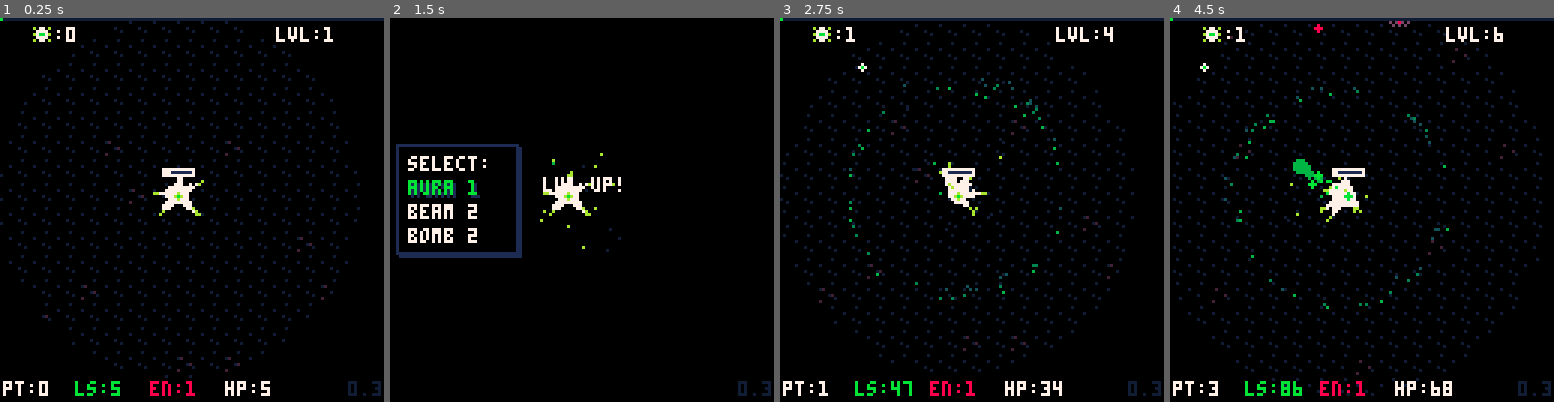
Above: before the commit, frames 1-4 (left to right).
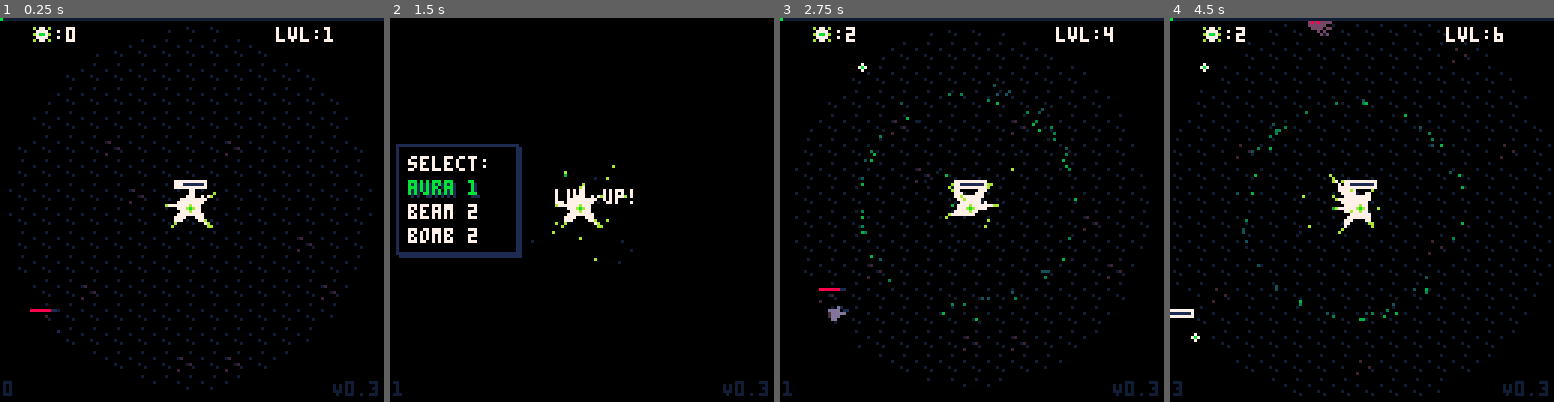
Above: after the commit, the same moments.

Repository: manyweare/heals-p8
Game: PICO-8 cartridge healers.p8
Two runs of this game, one before a commit and one after it. Both use one fixed random seed, a clock stepped at 60 frames per second and the inputs below.
Inputs:
- Up to frame 1 (0.25 s): no input
- Up to frame 2 (1.5 s): tap O (Z key) at 0.33, 0.7, 1.43 s; tap X (X key) at 1.07 s
- Up to frame 3 (2.75 s): hold Left 1.97-2.37 s; tap X (X key) at 2.07, 2.4, 2.73 s; tap O (Z key) at 2.22 s; hold Down from 2.42 s (still down)
- Up to frame 4 (4.5 s): release Down at 2.82 s; hold Right 2.87-3.53 s; tap X (X key) every 0.33 s from 3.07 to 4.4 s; tap O (Z key) at 3.1, 3.98 s; hold Up 3.58-4.08 s; hold Right from 4.13 s (still down)

The runs differ from the first frame. In frame 1, 2.6% of the frame differs, in the area x 0-100%, y 0-99%; in frame 2, 1.5%; in frame 3, 3.5%; in frame 4, 3.9%.

Commit message:
Turret movement update
- dimmed explosion fx
- standardized some entity and enemy functions in preparation for full parity
- adjusted spawn curve
- entity hp bars don't draw when hp == 100%
- added toggle anim function
- fixed dmg flash issues
- fixed dead sprites glitch

Diff:
--- a/bullets.lua
+++ b/bullets.lua
@@ -33,18 +33,18 @@
     --so we calculate the difference between initial pos
     --and current pos to maintain direction of shot
     local diff_x, diff_y = self.ix - self.x, self.iy - self.x
-    -- self:move_to(self.tgt.x - diff_x, self.tgt.y - diff_y)
     local dir = get_dir(self.tx, self.ty, self.ix, self.iy)
     self.dx, self.dy = cos(dir), sin(dir)
     self.x -= self.dx * self.spd
     self.y -= self.dy * self.spd
     sync_pos(self)
-    if tgt != p and col(self, vector(self.tgt.x, self.tgt.y), 6) then
+    if col(self, vector(self.tgt.x, self.tgt.y), 6) and tgt != p then
         self.tgt:take_dmg(self.dmg)
         bulletfx(self.x, self.y)
         --sfx
         del(bullets, self)
-    elseif col(self, vector(p.x, p.y), 8) and not self.friendly then
+    end
+    if col(self, vector(p.x, p.y), 8) and not self.friendly then
         p:take_dmg(self.dmg)
         bulletfx(self.x, self.y)
         --sfx
--- a/enemies.lua
+++ b/enemies.lua
@@ -15,7 +15,7 @@
 	if nothing in range, wander
 ]]
 
-enemies, dead_enemies = {}, {}
+all_enemies, enemies, spawning_ens, dead_ens = {}, {}, {}, {}
 
 --enemy class
 enemy = object:new({
@@ -31,7 +31,7 @@
 --enemy types
 en_small = enemy:new({
 	class = "small",
-	ss = split("64, 65, 66, 67, 68, 112")
+	ss = split("112,64,65,66,67,68")
 })
 quickset(
 	en_small,
@@ -41,7 +41,7 @@
 
 en_medium = enemy:new({
 	class = "medium",
-	ss = split("80, 81, 82, 83, 84, 112")
+	ss = split("112,80,81,82,83,84")
 })
 quickset(
 	en_medium,
@@ -51,19 +51,25 @@
 
 en_turret = enemy:new({
 	class = "turret",
-	ss = split("96, 97, 98, 99, 100, 112")
+	ss = split("112,96,97,98,99,100")
 })
 quickset(
 	en_turret,
 	"hp,hpmax,dmg,base_dmg,spd,xp,spr,attspd,animspd,search_range",
 	"5,5,1,1,-0.15,3,96,30,30,86"
 )
+
+function enemy:update()
+	self.frame += 1
+	sync_pos(self)
+	self:reset_pos()
+end
 
 function enemy:draw()
 	if self.hitframe > 0 then
 		if self.hitframe <= 3 then
 			self.hitframe += 1
-			self.spr = self.ss[count(self.ss) - 1]
+			self.spr = self.ss[count(self.ss)]
 		elseif self.hitframe > 3 then
 			self.hitframe = 0
 		end
@@ -72,23 +78,28 @@
 end
 
 function init_enemies()
-	-- enemies = {}
-	-- dead_enemies = {}
-	-- spawn_enemies()
+	all_enemies, enemies, spawning_ens, dead_ens = {}, {}, {}, {}
 end
 
 function update_enemies()
+	for e in all(all_enemies) do
+		e:update()
+	end
+	for e in all(spawning_ens) do
+		e:anim_spawn()
+	end
 	for e in all(enemies) do
-		e:update()
 		e:anim_alive()
 	end
-	for e in all(dead_enemies) do
-		e:update()
+	for e in all(dead_ens) do
 		e:anim_dead()
 	end
 end
 
 function draw_enemies()
+	for e in all(spawning_ens) do
+		e:draw()
+	end
 	for e in all(enemies) do
 		e:draw()
 	end
@@ -96,29 +107,24 @@
 
 --separate function to draw on different z-index
 function draw_dead_ens()
-	for e in all(dead_enemies) do
-		spr(e.spr, e.x - 4, e.y - 4, 1, 1, e.flip)
-	end
-end
-
-function enemy:update()
-	self.frame += 1
-	self:reset_pos()
-	sync_pos(self)
-end
-
-function enemy:anim_alive()
-	--blink when spawning
-	if self.state == "spawning" and self.frame < 30 then
-		if (self.frame % 5 < 2.5) then
-			self.spr = self.ss[1]
-		else
-			self.spr = 1
-		end
+	for e in all(dead_ens) do
+		e:draw()
+	end
+end
+
+function enemy:anim_spawn()
+	if self.frame == 30 then
+		self.frame = 0
+		self.state = "hurt"
+		add(enemies, self)
+		del(spawning_ens, self)
 		return
 	else
-		self.state = "alive"
-	end
+		self:tgl_anim(5, self.ss[2], 1)
+	end
+end
+
+function enemy:anim_alive()
 	--default tgt is player
 	local tgt = p
 	if not is_empty(entities) then
@@ -152,22 +158,24 @@
 end
 
 function enemy:anim_dead()
-	if (self.frame > 300) del(dead_enemies, self)
+	self.spr = self.ss[1]
+	if (self.frame > 300) del(dead_ens, self)
 end
 
 function enemy:move_anim()
-	if self.frame < self.animspd / 2 then
-		self.spr = self.ss[2]
-	elseif self.frame == self.animspd then
-		self.frame = 0
-	else
-		self.spr = self.ss[1]
-	end
-	-- self.frame += 1
+	self:tgl_anim(self.animspd, self.ss[2], self.ss[3])
+	-- if self.frame < self.animspd / 2 then
+	-- 	self.spr = self.ss[2]
+	-- elseif self.frame == self.animspd then
+	-- 	self.frame = 0
+	-- else
+	-- 	self.spr = self.ss[3]
+	-- end
 end
 
 function enemy:attack(tgt)
 	if self.attframe < self.attspd / 2 then
+		self.spr = self.ss[4]
 		if (self.attframe == 1) then
 			sfx(sfxt.en_atk)
 			if self.class == "turret" then
@@ -180,23 +188,27 @@
 				end
 			end
 		end
-		self.spr = self.ss[3]
 	elseif self.attframe == self.attspd then
 		self.attframe = 0
 	else
-		self.spr = self.ss[4]
+		self.spr = self.ss[3]
 	end
 	self.attframe += 1
 end
 
 function enemy:die()
-	-- sprite for dead unit is the last in sprite sheet
-	self.spr = self.ss[count(self.ss)]
+	self.state = "dead"
+	--visuals
 	sfx(sfxt.en_die)
 	bloodfx(self.x, self.y)
 	drop_xp(vector(self.x, self.y), self.xp)
+	--counters
 	dead_ens_c += 1
 	live_ens_c = max(0, live_ens_c - 1)
-	add(dead_enemies, self)
+	--tables
 	del(enemies, self)
-end
+	add(dead_ens, self)
+	--
+	printh("----- " .. self.name .. " DIED -----", "log.p8l", true)
+	printh("ens:" .. tostr(#enemies) .. " | dead_ens:" .. tostr(#dead_ens), "log.p8l", true)
+end
--- a/entities.lua
+++ b/entities.lua
@@ -1,56 +1,56 @@
 --entities
 
-entities, turrets, spawning_es, dead_es = {}, {}, {}, {}
-decay_rate = 150
+all_entities, entities, turrets, spawning_es, dead_es = {}, {}, {}, {}, {}
 
 --entity class--
 entity = object:new({
+	--states: spawning, hurt, ready, dead
 	state = "spawning",
 	tentacles = {}
 })
 quickset(
 	entity,
-	"hp,hpmax,decay_state,x,y,dx,dy,w,h,attframe,frame,dist,flip,tgl,hit",
-	"0,4,0,0,0,0,0,8,8,1,0,0,false,true,false"
+	"name,hp,hpmax,decay_state,x,y,dx,dy,w,h,frame,attframe,hitframe,dist,flip,tgl,hit",
+	"entity,0,4,0,0,0,0,0,8,8,1,0,0,0,false,true,false"
 )
 
 --entity types--
 e_melee = entity:new({
 	class = "melee",
-	ss = split("32,33,34,35,36,37,38,39,40,41,42")
+	ss = split("32,33,34,35,36,37,38,39")
 })
 quickset(
 	e_melee,
 	"dmg,base_dmg,spd,attspd,search_range,spr",
-	"1,1,.5,15,86,33"
+	"1,1,.5,15,64,33"
 )
 
 e_turret = entity:new({
 	class = "turret",
-	ss = split("32,33,34,35,36,37,38,39,40,41,42"),
+	ss = split("32,33,34,35,36,37,38,39"),
 	orbit_pos = vector()
 })
 quickset(
 	e_turret,
 	"dmg,base_dmg,spd,attspd,search_range,spr",
-	"1,1,.75,30,86,33"
+	"1,1,.75,30,64,33"
 )
 
 function init_entities()
-	-- spawn_entities(3)
+	all_entities, entities, turrets, spawning_es, dead_es = {}, {}, {}, {}, {}
 end
 
 function update_entities()
+	for e in all(all_entities) do
+		e:update()
+	end
 	for e in all(spawning_es) do
-		e:update()
 		e:anim_spawn()
 	end
 	for e in all(dead_es) do
-		e:update()
 		e:anim_dead()
 	end
 	for e in all(entities) do
-		e:update()
 		e:anim_alive()
 	end
 end
@@ -72,15 +72,23 @@
 end
 
 function entity:draw()
-	if self.state == "ready" then
-		draw_tentacles(self.tentacles)
-	end
+	if self.state != "dead" then
+		if self.hitframe > 0 then
+			if self.hitframe <= 3 then
+				self.hitframe += 1
+				self.spr = self.ss[count(self.ss)]
+			elseif self.hitframe > 3 then
+				self.hitframe = 0
+			end
+		end
+	end
+	draw_tentacles(self.tentacles, self.main_clrs, self.state)
 	spr(self.spr, self.x - 4, self.y - 4, 1, 1, self.flip)
 end
 
 function entity:decay()
 	self.decay_state += 1
-	if (self.hp > 0) and (self.decay_state == decay_rate) then
+	if (self.hp > 0) and (self.decay_state == 150) then
 		self.hp -= self.hpmax / 4
 		self.decay_state = 0
 	elseif self.hp <= 0 then
@@ -89,22 +97,17 @@
 end
 
 function entity:attack(tgt)
-	if self.attframe < self.attspd / 2 then
-		if (self.attframe == 1) then
-			sfx(sfxt.entity_atk, 2)
-			if self.class == "turret" then
-				self:shoot(tgt, true)
-			else
-				tgt:take_dmg(self.dmg)
-			end
-		end
-		self.spr = 41 --hardcoded attack sprite
-	elseif self.attframe == self.attspd then
+	self:tgl_anim(self.attspd, 37, 38, self.attframe)
+	self.attframe += 1
+	if self.attframe >= self.attspd then
 		self.attframe = 0
-	else
-		self.spr = 42 --hardcoded idle frame
-	end
-	self.attframe += 1
+		sfx(sfxt.entity_atk, 2)
+		if self.class == "turret" then
+			self:shoot(tgt, true)
+		else
+			tgt:take_dmg(self.dmg)
+		end
+	end
 end
 
 function entity:heal(hpwr)
@@ -113,32 +116,14 @@
 	self.frame = 0
 end
 
-function entity:die()
-	sfx(sfxt.entity_die)
-	self.state = "dead"
-	self.spr = self.ss[1]
-	dead_es_c += 1
-	live_es_c = max(0, live_es_c - 1)
-	if (self.class == "turret") del(turrets, self)
-	add(dead_es, self)
-	del(entities, self)
-end
-
 function entity:anim_spawn()
-	--if animated for 30 frames
-	--set it to the right spr and move to entities
-	--otherwise blink
 	if self.frame == 30 then
 		self.frame = 0
 		self.state = "hurt"
 		add(entities, self)
 		del(spawning_es, self)
-		return
-	end
-	if (self.frame % 5 < 2.5) then
-		self.spr = self.ss[mid(1, 4, ceil(4 * self.hp / self.hpmax) + 1)]
 	else
-		self.spr = 1
+		self:tgl_anim(5, 33, 1)
 	end
 end
 
@@ -146,7 +131,7 @@
 	if self.state == "hurt" then
 		if self.hp < self.hpmax then
 			self:decay()
-			self.spr = self.ss[mid(1, 4, ceil(4 * self.hp / self.hpmax) + 1)]
+			self:tgl_anim(30, 33, 34)
 		else
 			sfx(sfxt.healed)
 			healed_es_c += 1
@@ -168,20 +153,19 @@
 			if (not is_empty(c)) tgt = c
 		end
 		if self.class == "turret" then
-			--orbit player
-			self:move_to(self.orbit_pos.x, self.orbit_pos.y)
-			printh("x:" .. tostr(self.x) .. " y:" .. tostr(self.y), "log.p8l", true)
-			printh("dx:" .. tostr(self.dx) .. " dy:" .. tostr(self.dy), "log.p8l", true)
 			if tgt == p then
-				self.attframe = 0
-				self:anim_move()
+				if approx_dist(self.x, self.y, p.x, p.y) > 16 then
+					self.attframe = 0
+					self:move_to(p.x, p.y)
+					self:anim_move()
+				end
 			else
 				self.frame = 0
 				self:attack(tgt)
 			end
 		elseif self.class == "melee" then
 			if tgt == p then
-				if approx_dist(self.x, self.y, p.x, p.y) > 18 then
+				if approx_dist(self.x, self.y, p.x, p.y) > 22 then
 					self.attframe = 0
 					self:move_to(p.x, p.y)
 					self:anim_move()
@@ -196,20 +180,34 @@
 					self:anim_move()
 				end
 			end
-			self:move_apart(entities, 10)
-		end
+		end
+		self:move_apart(entities, 10)
 		self:flip_spr(tgt.x)
 	end
 end
 
 function entity:anim_move()
-	if (self.frame % 5 < 2.5) then
-		self.spr = 38
-	else
-		self.spr = 39
-	end
+	self:tgl_anim(30, 35, 36)
 end
 
 function entity:anim_dead()
-	if (self.frame > 300) del(self.dead_table, self)
-end
+	self.spr = self.ss[1]
+	if (self.frame > 300) del(dead_es, self)
+end
+
+function entity:die()
+	self.state = "dead"
+	--visuals
+	sfx(sfxt.entity_die)
+	bloodfx(self.x, self.y)
+	--counters
+	dead_es_c += 1
+	live_es_c = max(0, live_es_c - 1)
+	--tables
+	del(entities, self)
+	if (self.class == "turret") del(turrets, self)
+	add(dead_es, self)
+	--
+	printh("----- " .. self.name .. " DIED -----", "log.p8l", true)
+	printh("es:" .. tostr(#entities) .. " | dead_es:" .. tostr(#dead_es), "log.p8l", true)
+end
--- a/fx.lua
+++ b/fx.lua
@@ -59,6 +59,7 @@
 end
 
 function add_fx(x, y, lt, dx, dy, r, clrs, is_sw)
+	is_sw = is_sw or false
 	local f = {
 		x = x,
 		y = y,
@@ -161,7 +162,7 @@
 			0,
 			0,
 			rnd(1) + 1,
-			{ 10, 11, 9 }
+			{ 10, 3, 15, 2 }
 		)
 	end
 end
@@ -173,11 +174,52 @@
 		add_fx(
 			x,
 			y,
-			7,
-			rnd(2) - 1,
-			rnd(2) - 1,
-			r,
+			12,
+			rnd(2) - 1,
+			rnd(2) - 1,
+			3,
 			t
+		)
+	end
+	--shockwave
+	add_fx(
+		x,
+		y,
+		5,
+		0,
+		0,
+		r,
+		{ 10, 3, 15, 2 },
+		true
+	)
+end
+
+-- add_fx(x, y, lt, dx, dy, r, clrs)
+
+function bloodfx(x, y)
+	for i = 0, 32 do
+		add_fx(
+			x,
+			y,
+			7 + rnd(8),
+			rnd(2) - 1,
+			rnd(2) - 1,
+			2,
+			{ 8, 8, 12, 14 }
+		)
+	end
+end
+
+function bulletfx(x, y)
+	for i = 0, 16 do
+		add_fx(
+			x,
+			y,
+			7 + rnd(8),
+			rnd(2) - 1,
+			rnd(2) - 1,
+			2,
+			{ 7, 8, 12, 14 }
 		)
 	end
 	--shockwave
@@ -187,47 +229,6 @@
 		10,
 		0,
 		0,
-		r,
-		{ 9, 10, 3, 2 },
-		true
-	)
-end
-
--- add_fx(x, y, lt, dx, dy, r, clrs)
-
-function bloodfx(x, y)
-	for i = 0, 32 do
-		add_fx(
-			x,
-			y,
-			7 + rnd(8),
-			rnd(2) - 1,
-			rnd(2) - 1,
-			2,
-			{ 8, 8, 12, 14 }
-		)
-	end
-end
-
-function bulletfx(x, y)
-	for i = 0, 16 do
-		add_fx(
-			x,
-			y,
-			7 + rnd(8),
-			rnd(2) - 1,
-			rnd(2) - 1,
-			2,
-			{ 7, 8, 12, 14 }
-		)
-	end
-	--shockwave
-	add_fx(
-		x,
-		y,
-		10,
-		0,
-		0,
 		4,
 		{ 7, 8, 12, 14 },
 		true
--- a/gamestates.lua
+++ b/gamestates.lua
@@ -51,7 +51,7 @@
 
 function update_upgrade()
     get_inputs()
-    update_items()
+    -- update_items()
     update_ui()
     update_fx()
     update_lvlup()
--- a/healers.p8
+++ b/healers.p8
@@ -210,8 +210,10 @@
 
 
 
+
+
 __gff__
-0000000100000000000000000000000000000000000000000000000000000000010202020202020202000200000000000000000000000000000000000000000008080808080000000000000000000000080808080800000000000000000000000808080808000000000000000000000008000000000000000000000000000000
+0000000100000000000000000000000000000000000000000000000000000000020202020202020200000000000000000000000000000000000000000000000008080808080000000000000000000000080808080800000000000000000000000808080808000000000000000000000008000000000000000000000000000000
 0000000000000000000000000000000000000000000000000000000000000000000000000000000000000000000000000000000000000000000000000000000000000000000000000000000000000000000000000000000000000000000000000000000000000000000000000000000000000000000000000000000000000000
 __map__
 0202020202020202020202020202020202020202020202020202020202020202020202020202020202020202020202020101010101010101010101010101010101010101010101010101010101010101010101010101010101010101010101010101010101010101010101010101010101010101010101010101010101010101
--- a/heals.lua
+++ b/heals.lua
@@ -67,7 +67,7 @@
 		tmr = 0,
 		spr = 53,
 		range = min(hrange * 2, 128),
-		clrs = split("10, 3, 15"),
+		clrs = hclrs,
 		hitrange = 16,
 		func = new_proj_heal
 	})
--- a/items.lua
+++ b/items.lua
@@ -48,5 +48,5 @@
     -- if (self.frame % 5 == 0) self.tgl = not self.tgl
     -- if (self.tgl) pset(self.pos.x, self.pos.y, 11)
     circfill(self.pos.x, self.pos.y, 1, 0)
-    pset(self.pos.x, self.pos.y, 9)
+    pset(self.pos.x, self.pos.y, 7)
 end
--- a/main.lua
+++ b/main.lua
@@ -38,7 +38,7 @@
 -- active abilities? rez, tranq, ?
 
 function _init()
-	version = "0.3"
+	version = "V0.3"
 	pi = 3.14
 	--init input lists
 	p_i_last, p_inputs, p_i_data = {}, {}, {}
--- a/manager.lua
+++ b/manager.lua
@@ -21,17 +21,23 @@
 
 function update_spawner()
 	--entity spawning DEBUG--
-	if (#entities < 1 and #spawning_es < 1) spawn_entities("turret")
+	if #entities < 1 and #spawning_es < 1 then
+		local r = rnd() < .5 and spawn_es("melee") or spawn_es("turret")
+	end
 	if playtime % 150 == 0 then
-		if (#entities < 3 and #spawning_es < 1) spawn_entities("turret")
+		if #entities < 3 and #spawning_es < 1 then
+			local r = rnd() < .5 and spawn_es("melee") or spawn_es("turret")
+		end
 	end
 	--enemy spawning DEBUG--
-	if (playtime == 3) spawn_enemies("t")
-	if playtime == 150 or playtime % 450 == 0 then
+	if #enemies < 1 and #spawning_ens < 1 then
+		local r = rnd() < .5 and spawn_ens("t") or spawn_ens("m")
+	end
+	if playtime % 300 == 0 then
 		local num = round(en_wave_c / 3)
-		spawn_enemies("m", round(num / 5))
-		spawn_enemies("t", round(num / 3))
-		spawn_enemies("s", num)
+		spawn_ens("m", round(num / 5))
+		spawn_ens("t", round(num / 3))
+		spawn_ens("s", num)
 		en_wave_c += 1
 	end
 	--start spawning bosses and entities after 2m
@@ -40,27 +46,27 @@
 	--     if playtime % 180 == 0 and not boss_is_active then
 	--         --spawn miniboss
 	--         --spawn adds
-	--         spawn_enemies("s", 6)
-	--         spawn_enemies("m", 2)
-	--         spawn_enemies("t", 3)
+	--         spawn_ens("s", 6)
+	--         spawn_ens("m", 2)
+	--         spawn_ens("t", 3)
 	--     end
 	--     --final boss at 10m
 	--     if playtime == 600 then
 	--         boss_is_active = true
 	--         --spawn boss
 	--         --spawn adds
-	--         spawn_enemies("s", 12)
-	--         spawn_enemies("m", 4)
-	--         spawn_enemies("t", 6)
+	--         spawn_ens("s", 12)
+	--         spawn_ens("m", 4)
+	--         spawn_ens("t", 6)
 	--     end
 	--     --entity spawning--
 	--     if playtime % 5 == 0 then
-	--         if (live_es == 0) spawn_entities()
+	--         if (live_es == 0) spawn_es()
 	--     end
 	-- end
 end
 
-function spawn_enemies(class, num)
+function spawn_ens(class, num)
 	num = num or 1
 	for i = 1, num do
 		if #enemies < 32 then
@@ -74,12 +80,15 @@
 				e = en_turret:new(pos)
 			end
 			e:level_up()
-			add(enemies, e)
+			add(spawning_ens, e)
+			add(all_enemies, e)
+			printh("----- enemy SPAWNED -----", "log.p8l", true)
+			printh("ens:" .. tostr(#enemies) .. " | dead_ens:" .. tostr(#dead_ens), "log.p8l", true)
 		end
 	end
 end
 
-function spawn_entities(class, num)
+function spawn_es(class, num)
 	num = num or 1
 	for i = 1, num do
 		if #entities < 8 then
@@ -93,13 +102,18 @@
 			}
 			if class == "melee" then
 				e = e_melee:new(_e)
-				e.tentacles = create_tentacles(8, e.x, e.y, 2, 1, 5, split("7, 7, 7, 9"))
+				e.main_clrs = split("7, 7, 7, 10")
+				e.tentacles = create_tentacles(6, e.x, e.y, 1.75, 1, 5, e.main_clrs)
 			elseif class == "turret" then
 				e = e_turret:new(_e)
-				e.tentacles = create_tentacles(4, e.x, e.y, 2, 1, 4, split("7, 7, 7, 15"))
+				e.main_clrs = split("7, 7, 7, 3")
+				e.tentacles = create_tentacles(4, e.x, e.y, 1.75, 1, 4, e.main_clrs)
 			end
 			e:level_up()
 			add(spawning_es, e)
+			add(all_entities, e)
+			printh("----- entity SPAWNED -----", "log.p8l", true)
+			printh("es:" .. tostr(#entities) .. " | dead_es:" .. tostr(#dead_es), "log.p8l", true)
 		end
 	end
 end
--- a/player.lua
+++ b/player.lua
@@ -3,6 +3,7 @@
 --screen-based coords
 --used for scrolling map
 psx, psy = 0, 0
+px, py = 63, 63
 
 -- player class
 player = object:new()
@@ -14,12 +15,12 @@
 quickset(
 	p,
 	"lvl,curxp,totalxp,inv_f,inv_c,hp,hpmax,regen,regen_spd,x,y,dx,dy,w,h,spd,maxspd,spr,frame,animspd,flipx,flipy",
-	"1,0,0,30,0,1,5,.5,30,59,59,0,0,8,8,1,1,16,0,5,false,false"
+	"1,0,0,30,0,1,5,.5,30,63,63,0,0,8,8,1,1,16,0,5,false,false"
 )
 
 function init_player()
 	--create_tentacles(n, sx, sy, r1, r2, l, c)
-	p.tentacles = create_tentacles(8, 59, 59, 2.2, 1, 7, split("7, 7, 7, 9"))
+	p.tentacles = create_tentacles(8, 63, 63, 2.2, 1, 7, split("7, 7, 7, 9"))
 end
 
 function update_player()
@@ -36,7 +37,7 @@
 end
 
 function draw_player()
-	draw_tentacles(p.tentacles)
+	draw_tentacles(p.tentacles, split("7, 7, 7, 9"))
 	if not (p.inv_c / 2 % 2 < 1) then
 		spr(1, p.x - 4, p.y - 4, 1, 1, p.flipx, p.flipy)
 	else
--- a/tools.lua
+++ b/tools.lua
@@ -104,6 +104,15 @@
 	self.flip = self.x > tx
 end
 
+function object:tgl_anim(spd, f1, f2, counter)
+	counter = counter or self.frame
+	if (counter % spd < spd / 2) then
+		self.spr = f1
+	else
+		self.spr = f2
+	end
+end
+
 --reset pos when out of map bounds
 function object:reset_pos()
 	if self.x > 170 or self.y > 170 then
@@ -115,7 +124,10 @@
 function object:take_dmg(dmg)
 	self.hitframe = 1
 	self.hp -= dmg
-	if (self.hp <= 0) self:die()
+	printh("--- " .. self.name .. " damaged ---", "log.p8l", true)
+	if (self.hp <= 0) then
+		self:die()
+	end
 end
 
 function object:shoot(tgt, is_friendly)
@@ -403,7 +415,7 @@
 	return t
 end
 
---tentacle functions--
+----- tentacles -----
 
 function create_tentacle(sx, sy, r1, r2, l, c)
 	local t = {}
@@ -440,26 +452,36 @@
 	return t
 end
 
-function draw_tentacle(t)
-	--samples
+function draw_tentacle(t, clrs)
+	--s=samples
 	local s = round(t.length * 1.5)
-	local x, y, r, c
+	local x, y, r, c, ratio
 	for i = 0, s do
-		x = t.sx + ((t.ex - t.sx) * i / s)
-		y = t.sy + ((t.ey - t.sy) * i / s)
-		r = t.r1 + ((t.r2 - t.r1) * i / s)
-		c = 1 + round((count(t.colors) - 1) * i / s)
+		ratio = i / s
+		x = t.sx + ((t.ex - t.sx) * ratio)
+		y = t.sy + ((t.ey - t.sy) * ratio)
+		r = t.r1 + ((t.r2 - t.r1) * ratio)
+		c = 1 + round((count(clrs) - 1) * ratio)
 		if r > 1.5 then
-			circfill(x, y, r, t.colors[c])
+			circfill(x, y, r, clrs[c])
 		else
-			pset(x, y, t.colors[c])
+			pset(x, y, clrs[c])
 		end
 	end
 end
 
-function draw_tentacles(tentacles)
+function draw_tentacles(tentacles, main_clrs, state)
+	state = state or "ready"
+	--color tentacles based on state/sprite clrs
+	--default to spawning/hurt colors
+	local clrs = split("13, 13, 13, 1")
+	if state == "ready" then
+		clrs = main_clrs
+	elseif state == "dead" then
+		clrs = split("1, 1, 2, 2")
+	end
 	for t in all(tentacles) do
-		draw_tentacle(t)
+		draw_tentacle(t, clrs)
 	end
 end
 
--- a/ui.lua
+++ b/ui.lua
@@ -53,8 +53,9 @@
 end
 
 function draw_ui()
-	print(version, uix + 117, uiy + 122, 0)
-	print(version, uix + 116, uiy + 121, 2)
+	print(version, uix + 112, uiy + 122, 0)
+	print(version, uix + 111, uiy + 121, 2)
+	print(tostr(round(playtime / 30)), uix + 1, uiy + 121, 2)
 end
 
 function draw_hud()
@@ -78,10 +79,10 @@
 		d_hp_bar(e)
 		d_offscreen_marker(e.x, e.y, 8)
 	end
-	print("pt:" .. tostr(round(playtime / 30)), uix + 1, uiy + 121, 7)
-	print("ls:" .. tostr(round(level_up_stat(10, p.lvl, xpmax))), uix + 25, uiy + 121, 11)
-	print("en:" .. tostr(#enemies), uix + 50, uiy + 121, 8)
-	print("hp:" .. tostr(p.hpmax), uix + 75, uiy + 121, 7)
+	-- print("ls:" .. tostr(round(level_up_stat(10, p.lvl, xpmax))), uix + 25, uiy + 121, 11)
+	-- print("en:" .. tostr(#enemies), uix + 50, uiy + 121, 8)
+	-- print("hp:" .. tostr(p.hpmax), uix + 75, uiy + 121, 7)
+	-- print("w:" .. tostr(en_wave_c), uix + 100, uiy + 121, 13)
 	-- if not is_empty(entities) then
 	-- 	printh("entity: " .. tostr(entities[1].dmg) .. " / " .. tostr(entities[1].hpmax), "log.p8l", true)
 	-- end
@@ -141,7 +142,7 @@
 end
 
 function d_hp_bar(a)
-	if (a == p and a.hp >= a.hpmax) return
+	if (a.hp >= a.hpmax) return
 	local hp = min((a.hp / a.hpmax) * a.w, a.w)
 	line(a.x - 4, a.y - 8, a.x + a.w - 4, a.y - 8, 1)
 	local c = 8
Not shown, changed: 27 lines of the sprite sheet (__gfx__) section of healers.p8
Not shown, changed: log.p8l
